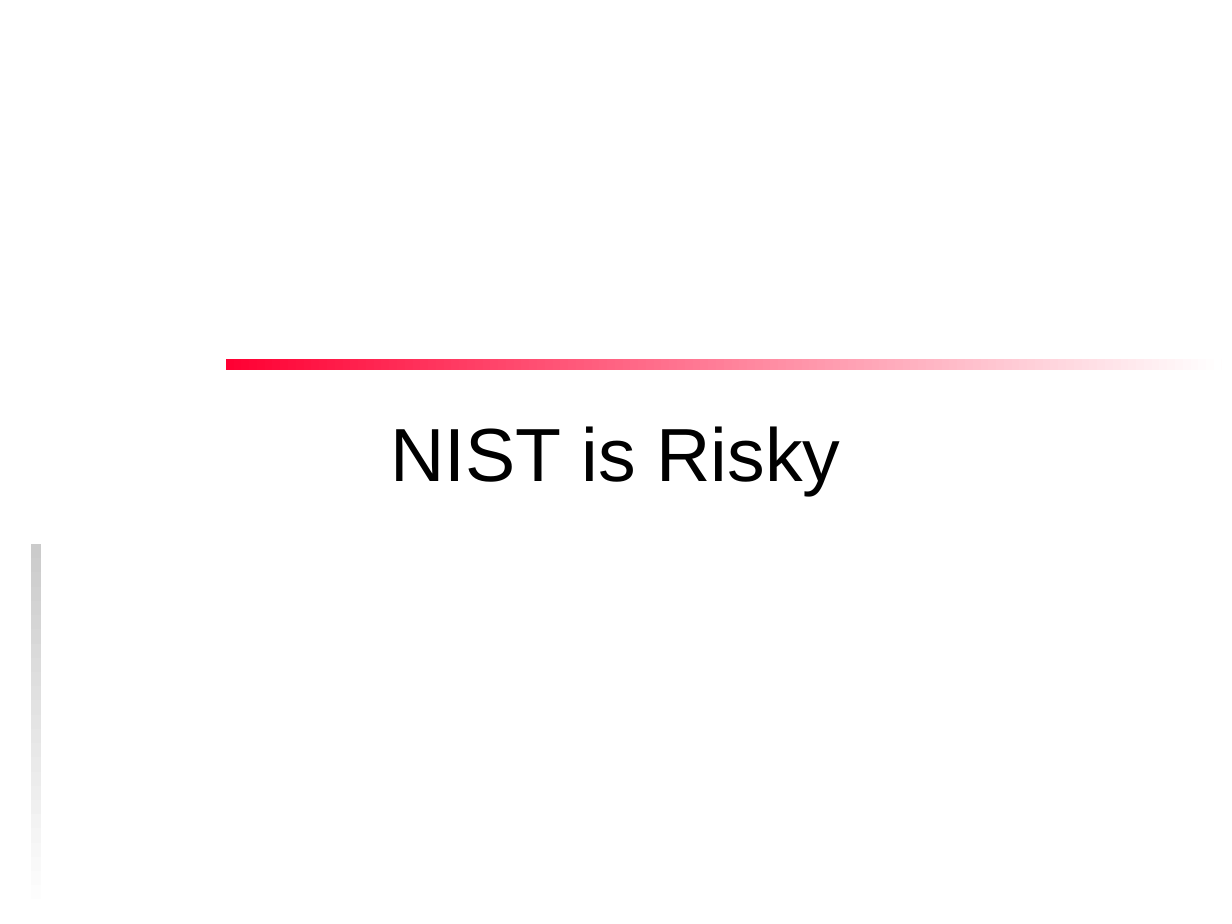
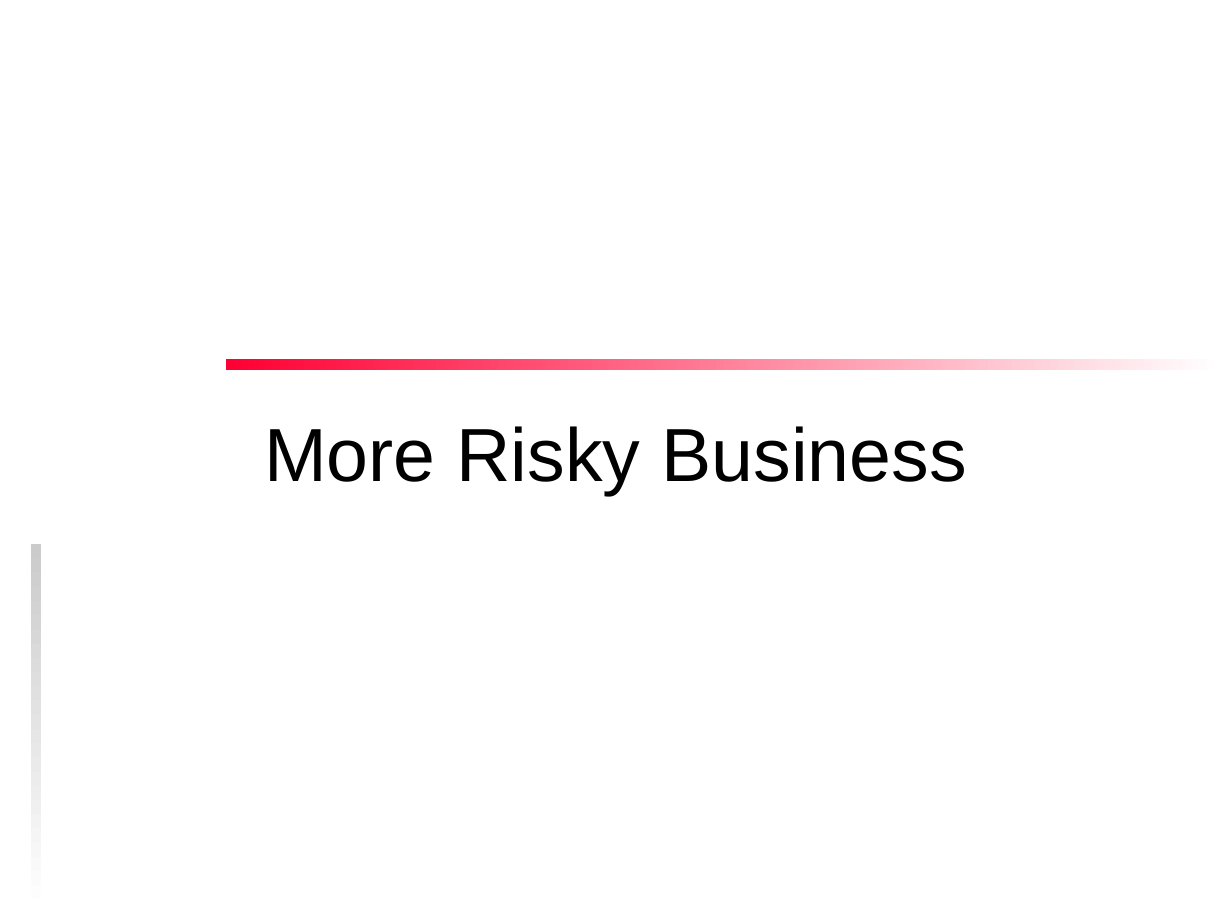
Before and after one commit to el-ahrairah/Risky_NIST, a slide deck: slide 1 of Risky NIST ecommerce.pptx. Drawn at 1232x924 pixels with LibreOffice and Linux fonts; fonts in the diff are those of the drawing; background and template pictures are left out. Boxes give left, top, right and bottom in pixels: in the first picture for what was removed or moved away, otherwise in the second. Text is boxed around its words. In the diff, an @@ line names an element or a change of style, - is before the commit and + after.

```diff
--- a/Risky NIST ecommerce.pptx
+++ b/Risky NIST ecommerce.pptx
@@ title at [264,426,966,496]: text changed @@
-NIST is Risky
+More Risky Business
```
Also in this commit, not shown: 3 other slides changed.
